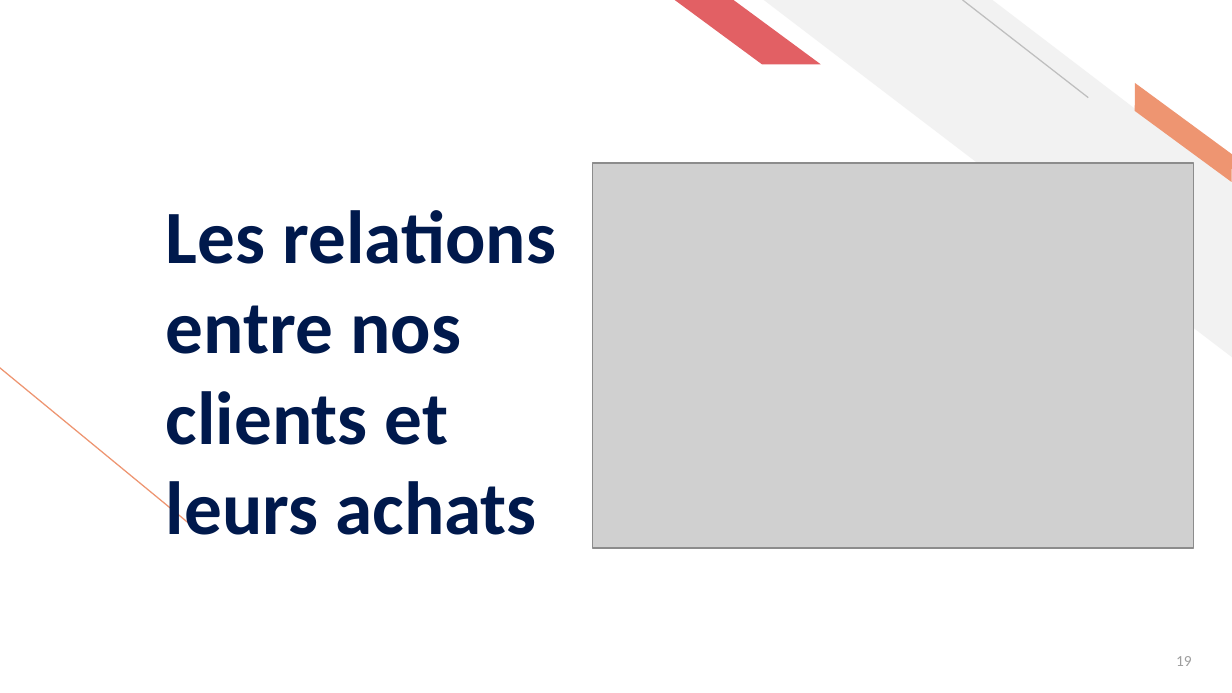
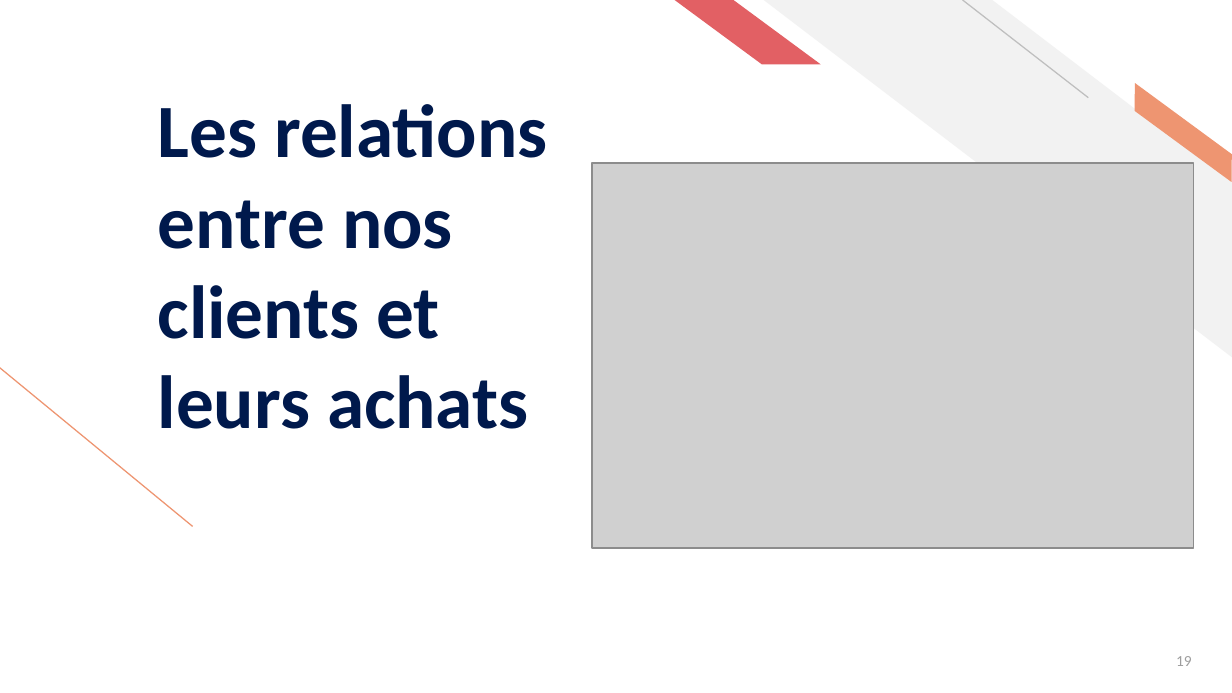
Before and after one commit to ziedbelhocine/Cours-OC, a slide deck: slide 19 of Data_Analyst/Projet_9/Belhocine_Zied_2_support_presentation_042026.pptx. Drawn at 1232x693 pixels with LibreOffice and Linux fonts; fonts in the diff are those of the drawing; grey boxes stand for pictures. Boxes give left, top, right and bottom in pixels: in the first picture for what was removed or moved away, otherwise in the second. Text is boxed around its words. In the diff, an @@ line names an element or a change of style, - is before the commit and + after.

```diff
--- a/Data_Analyst/Projet_9/Belhocine_Zied_2_support_presentation_042026.pptx
+++ b/Data_Analyst/Projet_9/Belhocine_Zied_2_support_presentation_042026.pptx
@@ text "Les relations entre nos clients ...": place and size @@
-text "Les relations entre nos clients ..." at (166, 210, 556, 535)
+text "Les relations entre nos clients ..." at (158, 104, 547, 429)
```
Also in this commit, not shown: 20 other slides changed, 1 slide added, 1 slide removed, 2 other files.
